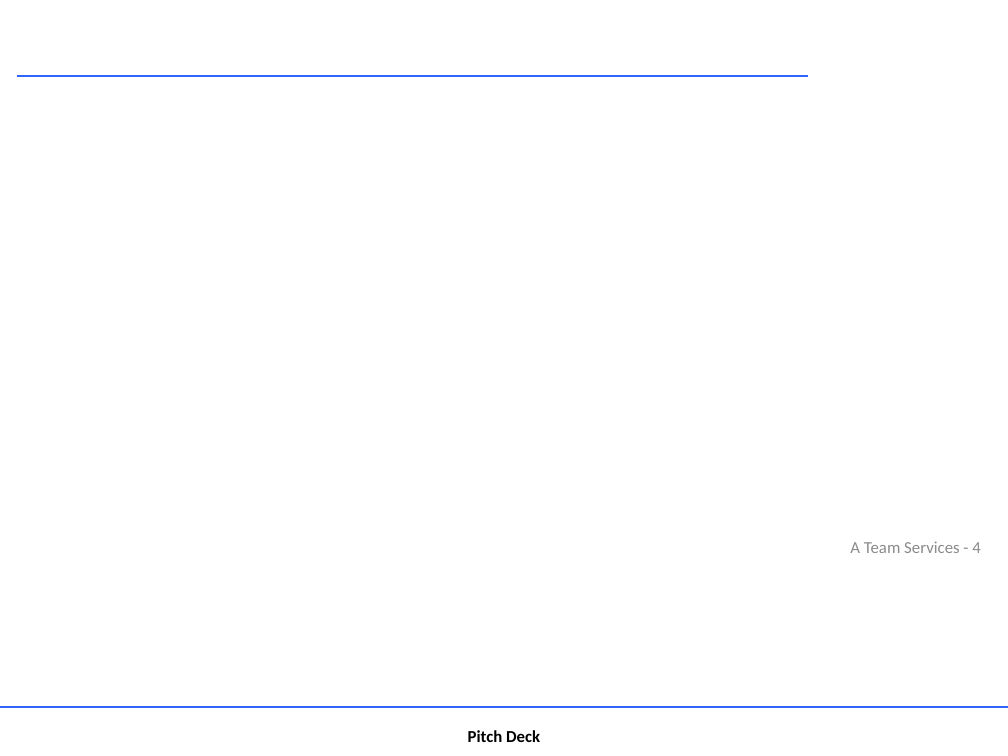
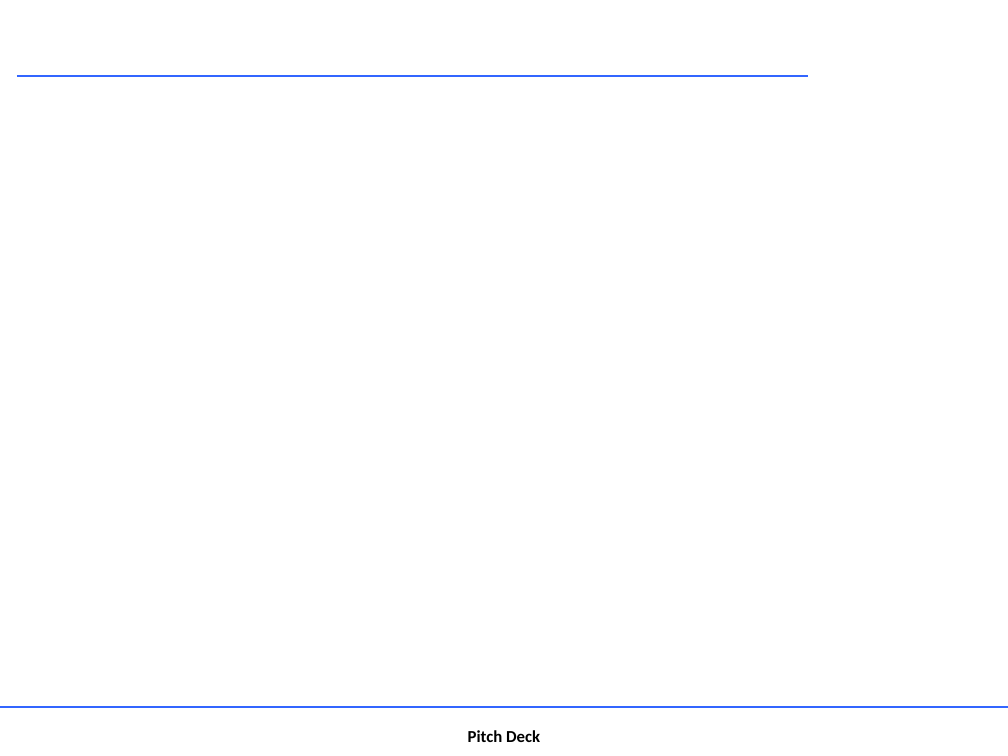
Before and after one commit to leeadrian841/project3, a slide deck: slide 4 of Ease_Pitchdeck.pptx. Drawn at 1008x756 pixels with LibreOffice and Linux fonts; fonts in the diff are those of the drawing; background and template pictures are left out. Boxes give left, top, right and bottom in pixels: in the first picture for what was removed or moved away, otherwise in the second. Text is boxed around its words. In the diff, an @@ line names an element or a change of style, - is before the commit and + after.

```diff
--- a/Ease_Pitchdeck.pptx
+++ b/Ease_Pitchdeck.pptx
@@ text removed at [850, 541, 980, 553] @@
-A Team Services - 4
```
Also in this commit, not shown: 2 other slides changed, 2 other files.
